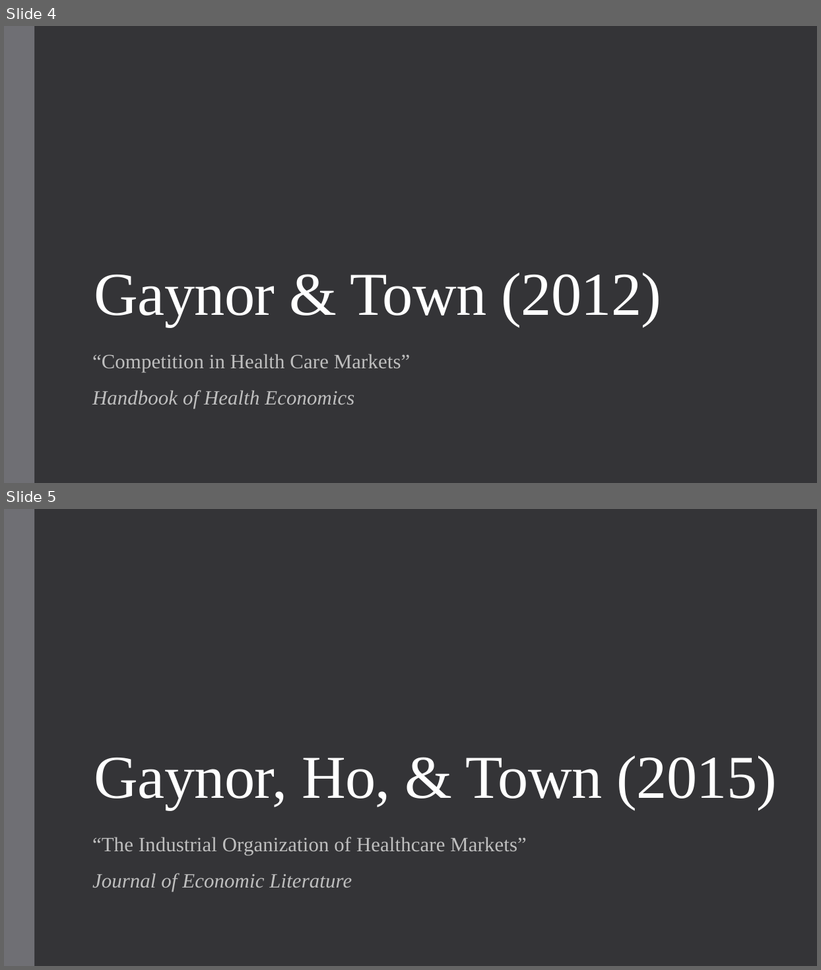
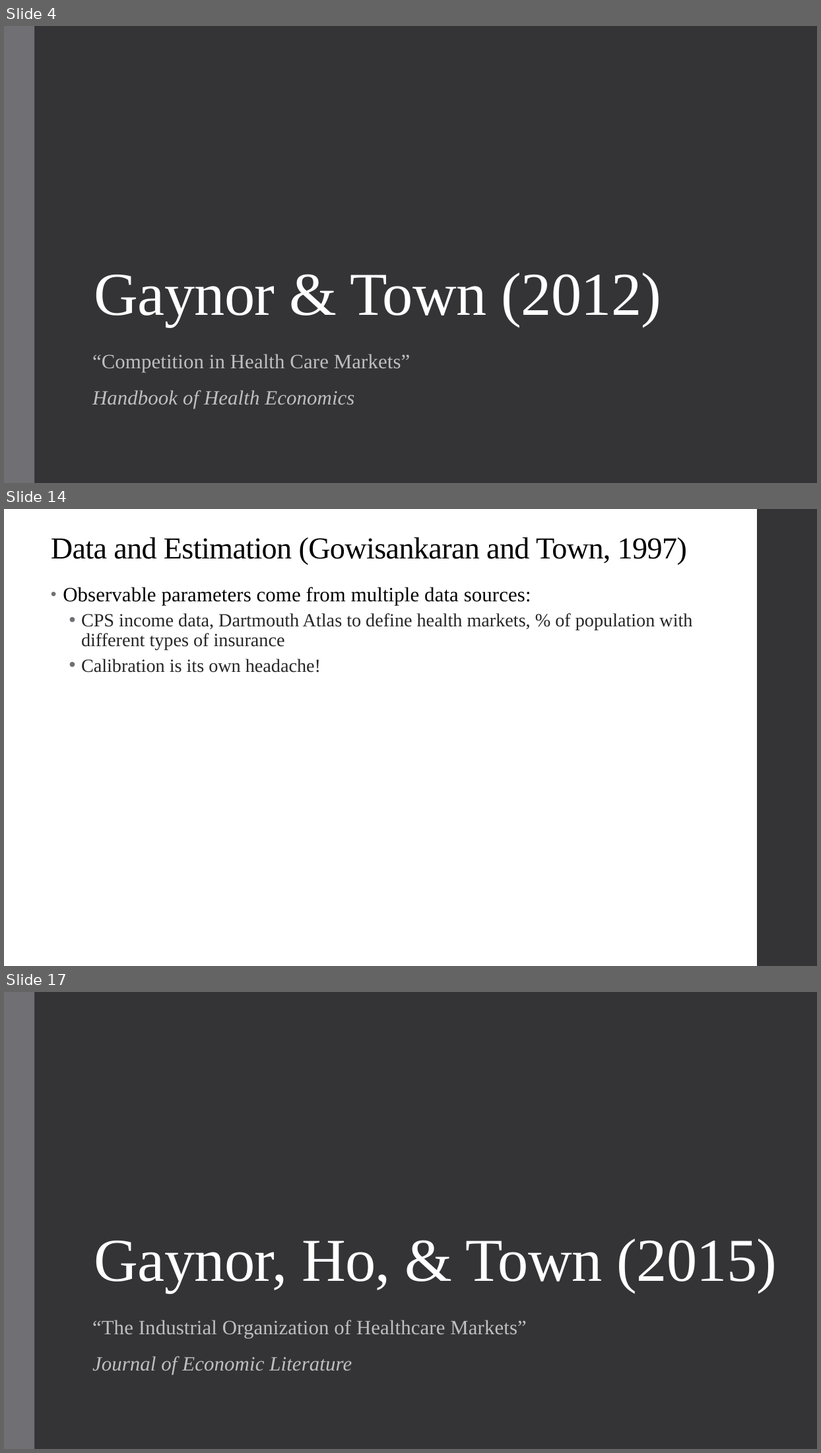
Before and after one commit to alex-hoagland/HAD6750H, a slide deck: Lecture06_HealthSystems/L6Slides_HealthSystems_2023W.pptx. Shown one above the other, each under a label of ours: slides 4 and 5 before the commit, slides 4, 14 and 17 after it; the slides between them are not shown. The pictures are 821x970 and 821x1453 pixels, drawn with LibreOffice and Linux fonts; fonts in the diff are those of the drawing. Boxes give left, top, right and bottom in pixels: in the first picture for what was removed or moved away, otherwise in the second. Text is boxed around its words. In the diff, an @@ line names an element or a change of style, - is before the commit and + after.

```diff
--- a/Lecture06_HealthSystems/L6Slides_HealthSystems_2023W.pptx
+++ b/Lecture06_HealthSystems/L6Slides_HealthSystems_2023W.pptx
@@ slide 14 added at <box>4,509,817,966</box>, background #FFFFFF @@
@@ rectangle added at <box>757,509,817,966</box>, fill #353537 @@
@@ title added at <box>51,537,687,565</box>, 36 pt, text #000000 @@
+Data and Estimation (Gowisankaran and Town, 1997)
@@ text added at <box>63,587,692,673</box>, 22 pt, text #262626 @@
+• Observable parameters come from multiple data sources:
+  • CPS income data, Dartmouth Atlas to define health markets, % of population with different types of insurance
+  • Calibration is its own headache!
@@ what was slide 5 is now slide 17 @@
```
Also in this commit, not shown: 1 slide changed, 34 other slides added, 2 slides removed, 14 other files.
